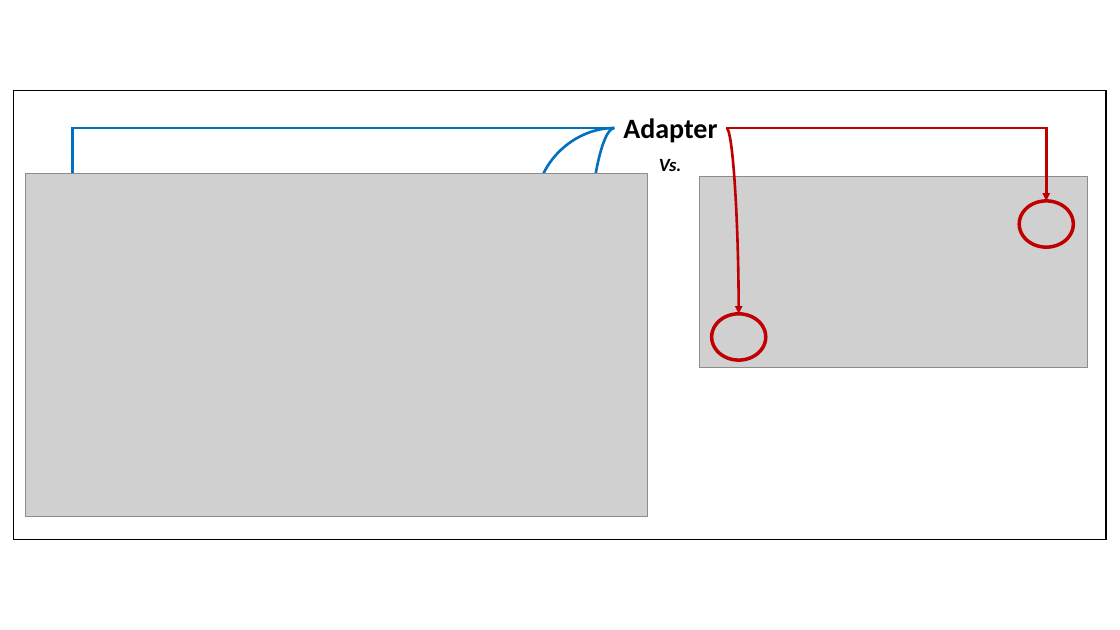
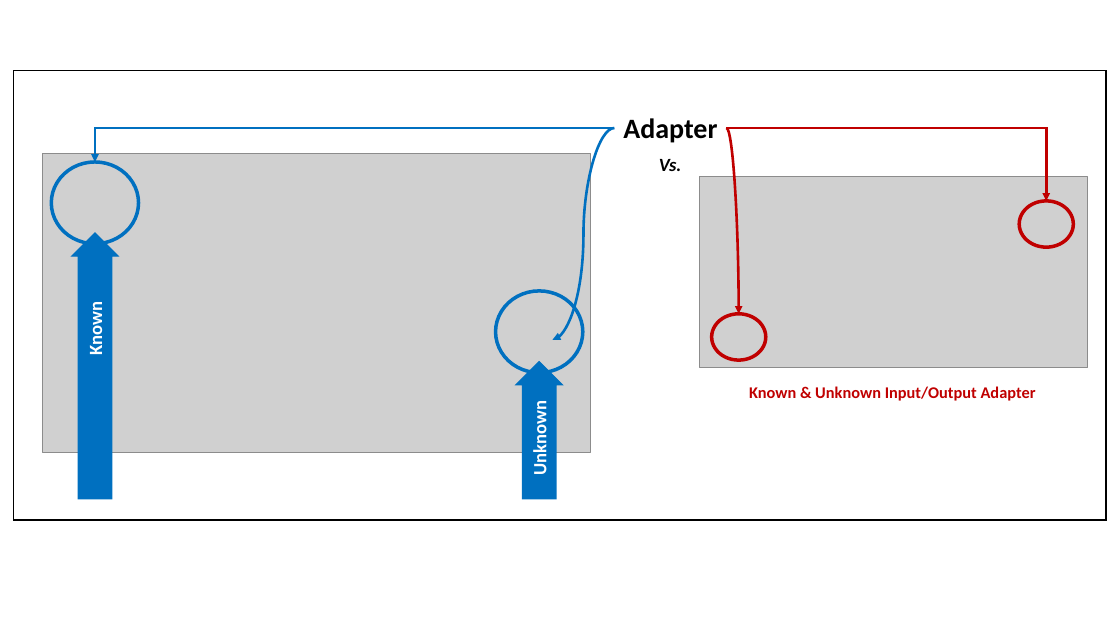
Before and after one commit to hhko/beyondcode, a slide deck: slide 25 of README.pptx. Drawn at 1120x630 pixels with LibreOffice and Linux fonts; fonts in the diff are those of the drawing; grey boxes stand for pictures. Boxes give left, top, right and bottom in pixels: in the first picture for what was removed or moved away, otherwise in the second. Text is boxed around its words. In the diff, an @@ line names an element or a change of style, - is before the commit and + after.

```diff
--- a/README.pptx
+++ b/README.pptx
@@ rectangle: place and size @@
-rectangle at (13, 91, 1107, 539)
+rectangle at (13, 71, 1107, 521)
@@ elbow arrow moved from (614, 128) - (72, 200) to (614, 128) - (95, 162) @@
@@ curved arrow removed from (614, 128) to (537, 200) @@
@@ curved arrow moved from (614, 128) - (564, 376) to (614, 128) - (553, 340) @@
@@ picture: place and size @@
-picture at (25, 174, 648, 517)
+picture at (43, 154, 591, 452)
@@ group added at (51, 162, 1036, 499): 3 texts, 2 ellipses, 2 right arrows @@
+Known
+Unknown
+Known & Unknown Input/Output Adapter
```
Also in this commit, not shown: 17 other slides changed, 1 slide added, 20 other files.
